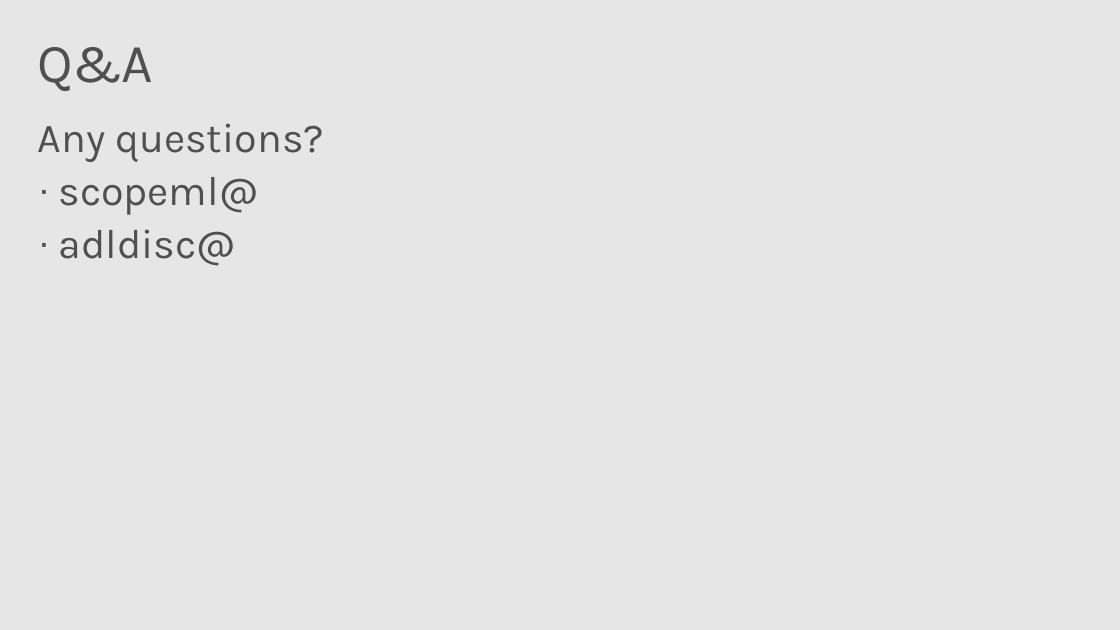
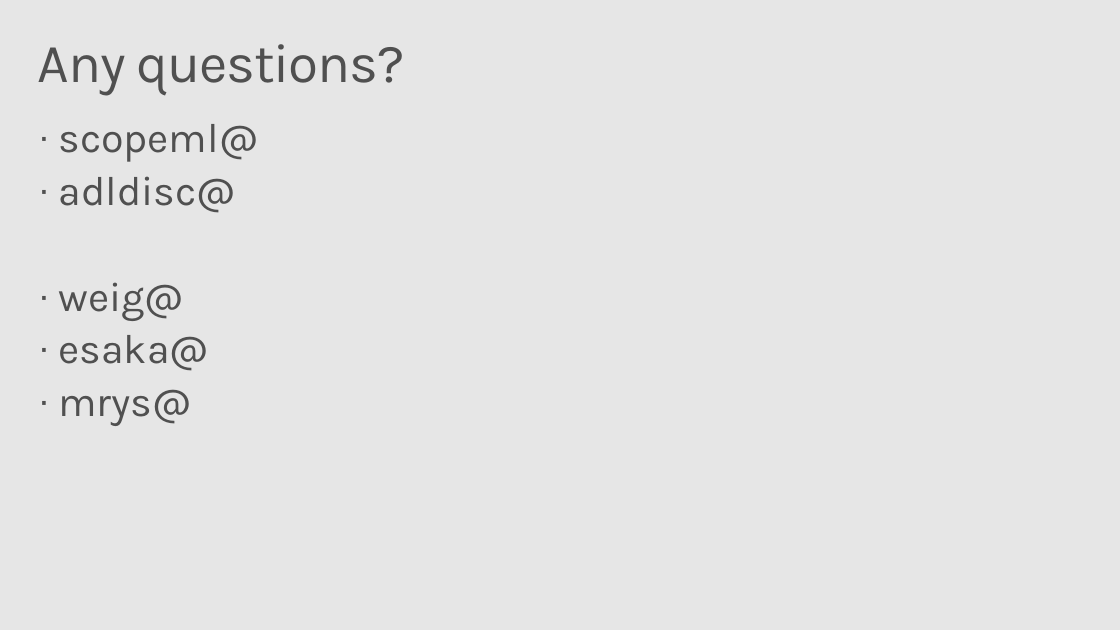
Before and after one commit to wguo123/mlads2017s, a slide deck: slide 10 of MLADS_2017S_159_v7.pptx (slide 24 before the commit). Drawn at 1120x630 pixels with LibreOffice and Linux fonts; fonts in the diff are those of the drawing; background and template pictures are left out. Boxes give left, top, right and bottom in pixels: in the first picture for what was removed or moved away, otherwise in the second. Text is boxed around its words. In the diff, an @@ line names an element or a change of style, - is before the commit and + after.

```diff
--- a/MLADS_2017S_159_v7.pptx
+++ b/MLADS_2017S_159_v7.pptx
@@ title at (38, 44, 404, 96): text changed @@
-Q&A
+Any questions?
@@ text at (38, 123, 324, 162): paragraph removed @@
-Any questions?
@@ text at (58, 282, 208, 426): paragraphs added @@
+· weig@
+· esaka@
+· mrys@
```
Also in this commit, not shown: 3 other slides changed, 14 slides removed, 4 other files.
